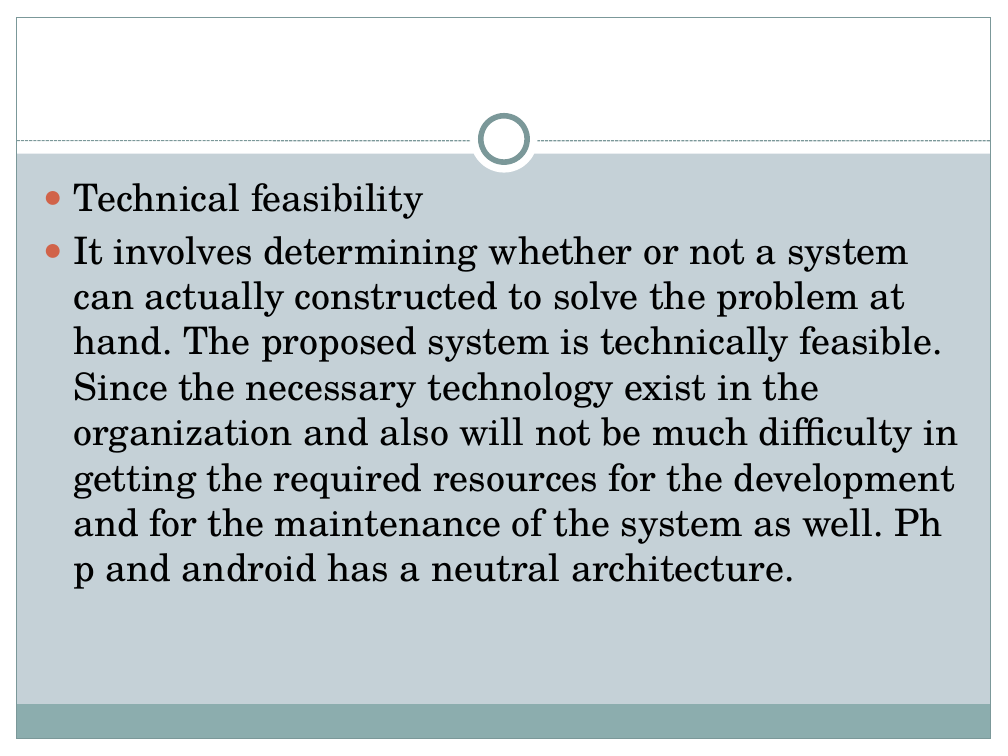
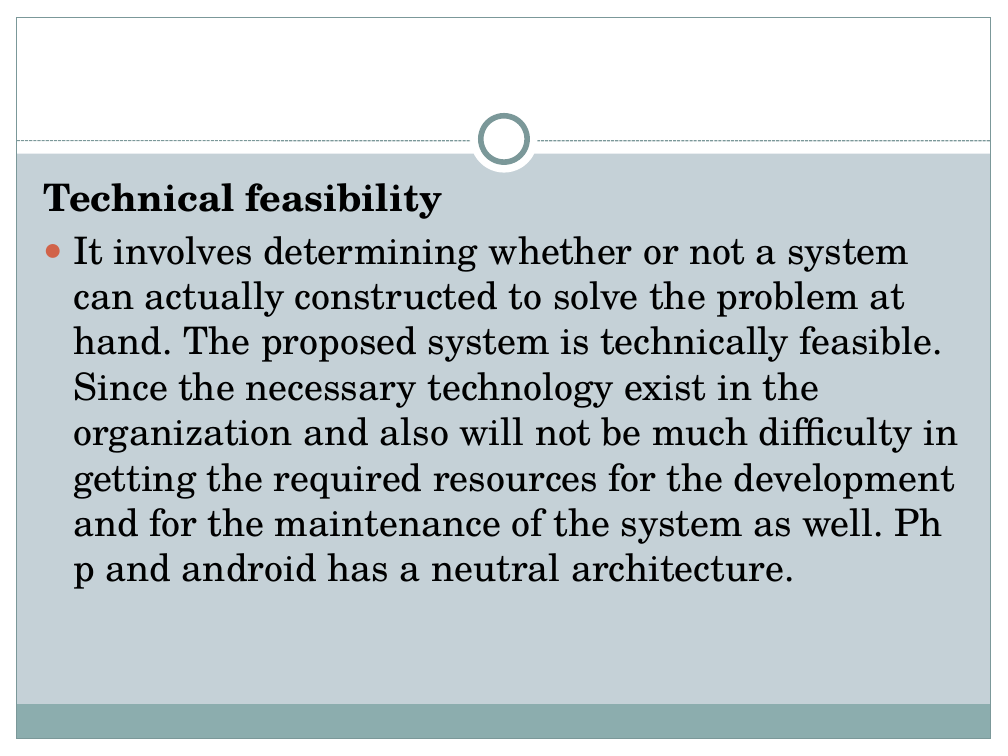
Before and after one commit to Bsccs/tutorial-site, a slide deck: slide 19 of documentation/project.pptx (slide 21 before the commit). Drawn at 1008x756 pixels with LibreOffice and Linux fonts; fonts in the diff are those of the drawing. Boxes give left, top, right and bottom in pixels: in the first picture for what was removed or moved away, otherwise in the second. Text is boxed around its words. In the diff, an @@ line names an element or a change of style, - is before the commit and + after.

```diff
--- a/documentation/project.pptx
+++ b/documentation/project.pptx
@@ text at <box>43,183,442,219</box>: bold on in "Technical feasibility"; bullet ● to none @@
```
Also in this commit, not shown: 10 other slides changed, 8 slides added, 7 slides removed, 13 other files.
